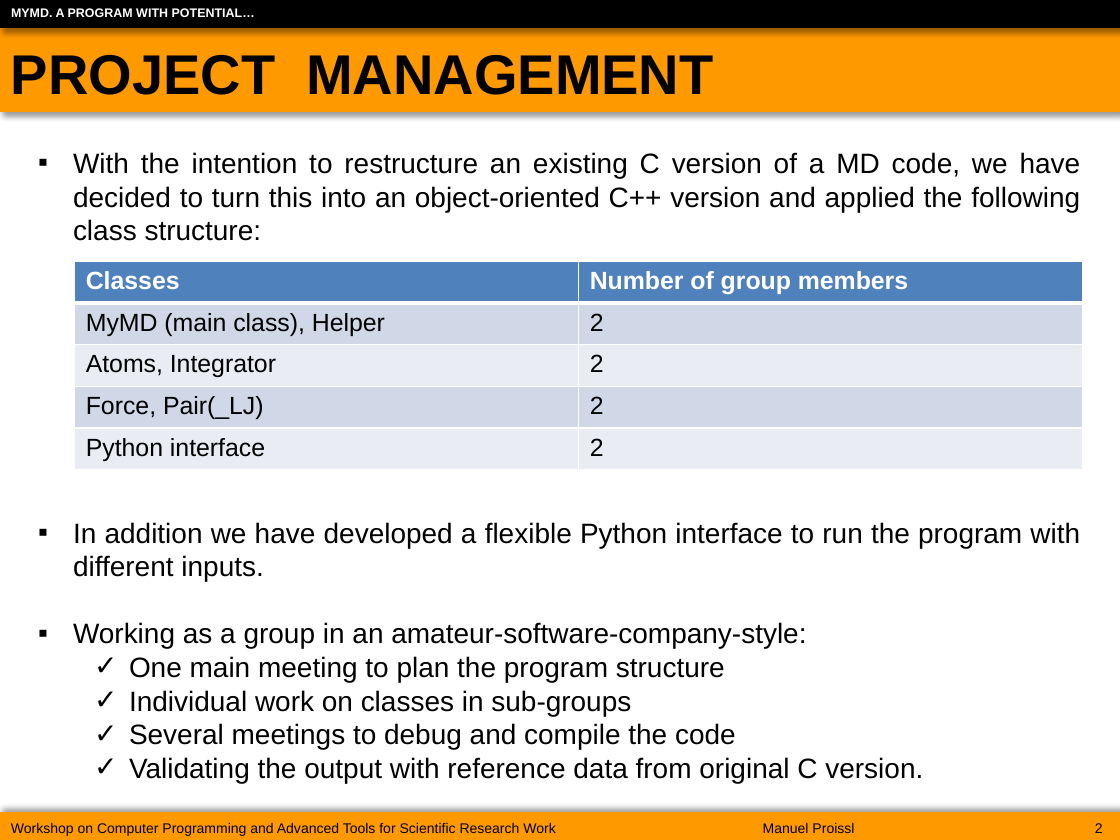
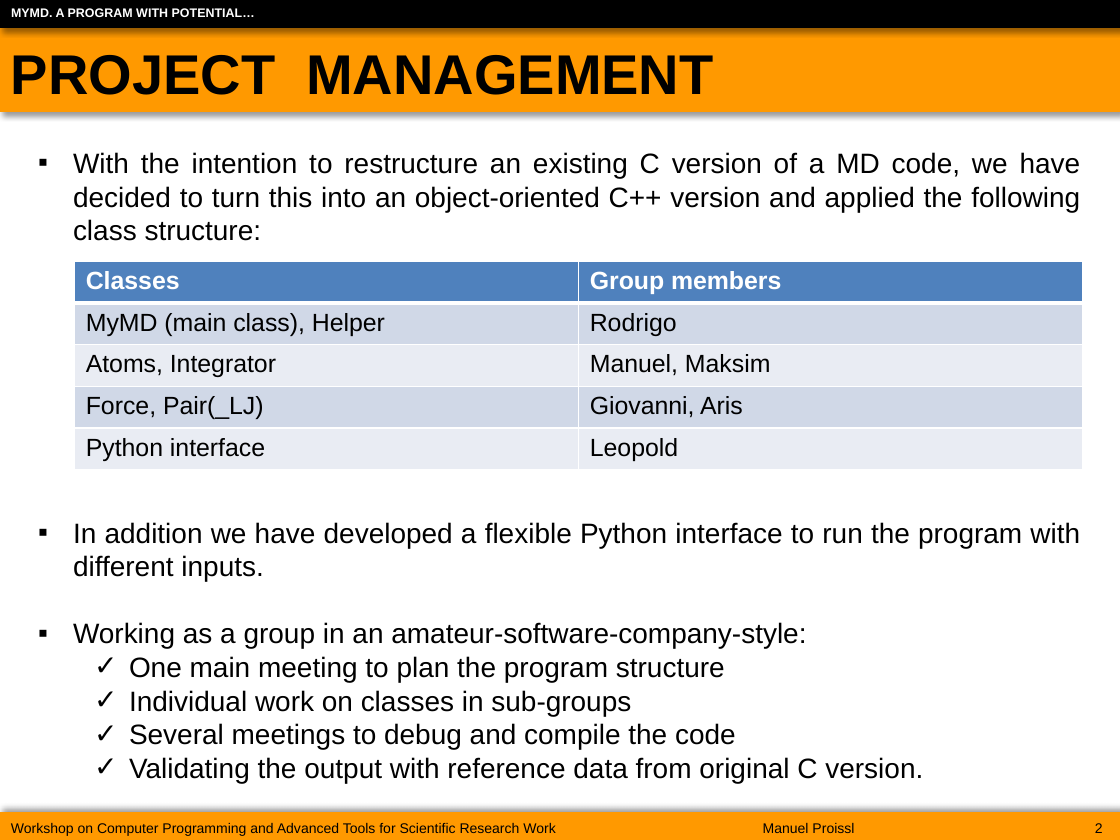
Before and after one commit to Rhouli/ljmd-c, a slide deck: slide 2 of communication/MyMD_Project.pptx. Drawn at 1120x840 pixels with LibreOffice and Linux fonts; fonts in the diff are those of the drawing. Boxes give left, top, right and bottom in pixels: in the first picture for what was removed or moved away, otherwise in the second. Text is boxed around its words. In the diff, an @@ line names an element or a change of style, - is before the commit and + after.

```diff
--- a/communication/MyMD_Project.pptx
+++ b/communication/MyMD_Project.pptx
@@ table at <box>75,261,1083,469</box> @@
-row 1, column 2: Number of group members
+row 1, column 2: Group members
-row 2, column 2: 2
+row 2, column 2: Rodrigo
-row 3, column 2: 2
+row 3, column 2: Manuel, Maksim
-row 4, column 2: 2
+row 4, column 2: Giovanni, Aris
-row 5, column 2: 2
+row 5, column 2: Leopold
```
Also in this commit, not shown: 1 other slide changed, 8 slides added, 2 other files.
